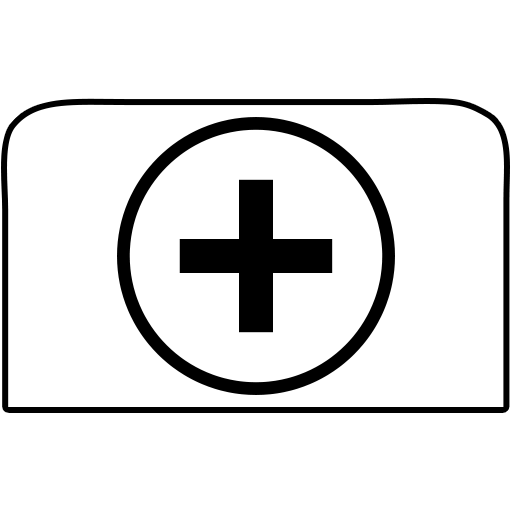
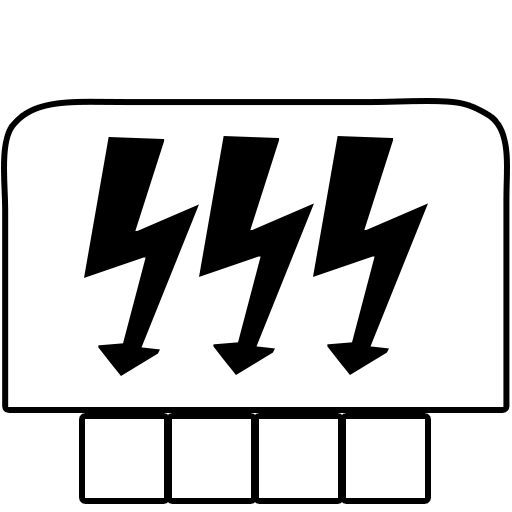
Revision of a layered 512×512 image; what changed, layer by layer:
hid "Support" over [117, 117, 395, 395]
added layer "Energy Generator 2" (1st of 3) above "Energy Generator 2" over [84, 137, 199, 376]
added layer "Energy Generator 2" (2nd of 3) above "Energy Generator 2" over [313, 136, 428, 375]
added layer "Energy Generator 2" (3rd of 3) above "Supply" over [199, 136, 314, 375]
showed "T4" (1st of 7, in "Structure" › "Tiers") over [164, 419, 346, 498]
